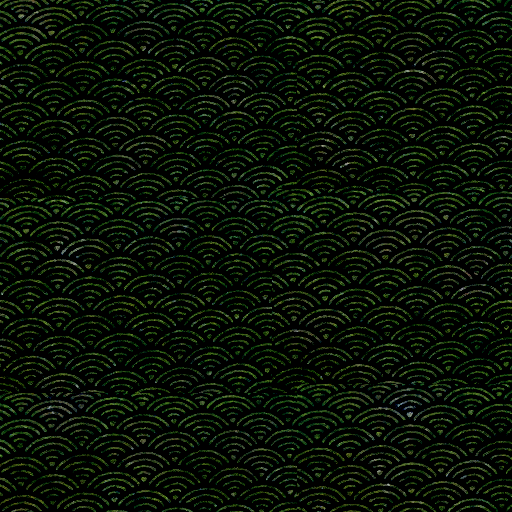
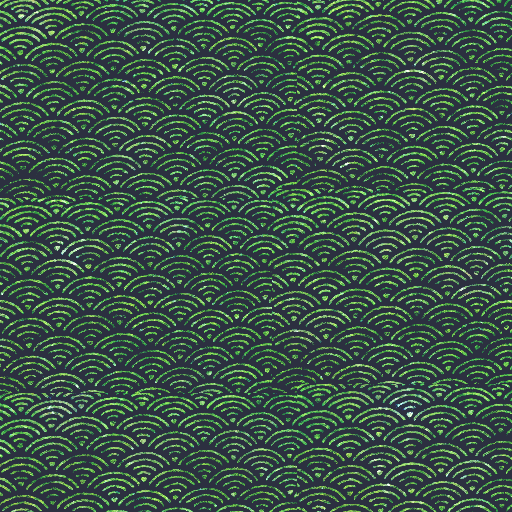
Two versions of the same layered image (512 × 512). Layer-by-layer changes:
removed layer "图层 1 拷贝 3" (was linear burn) over (0, 0, 512, 512)
removed layer "背景" over (0, 0, 512, 512)
